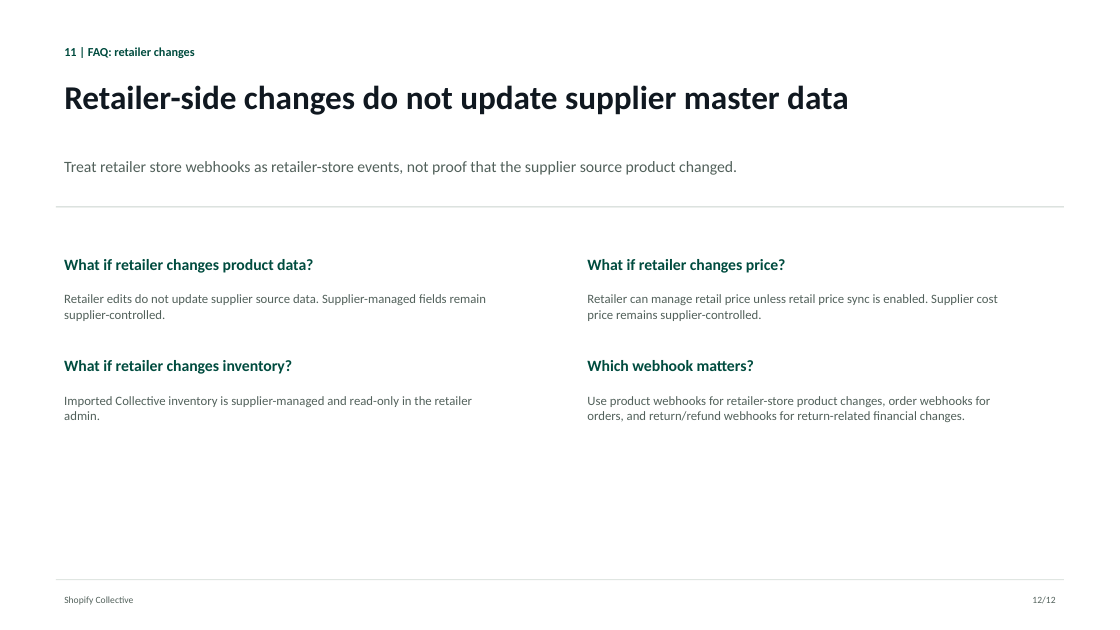
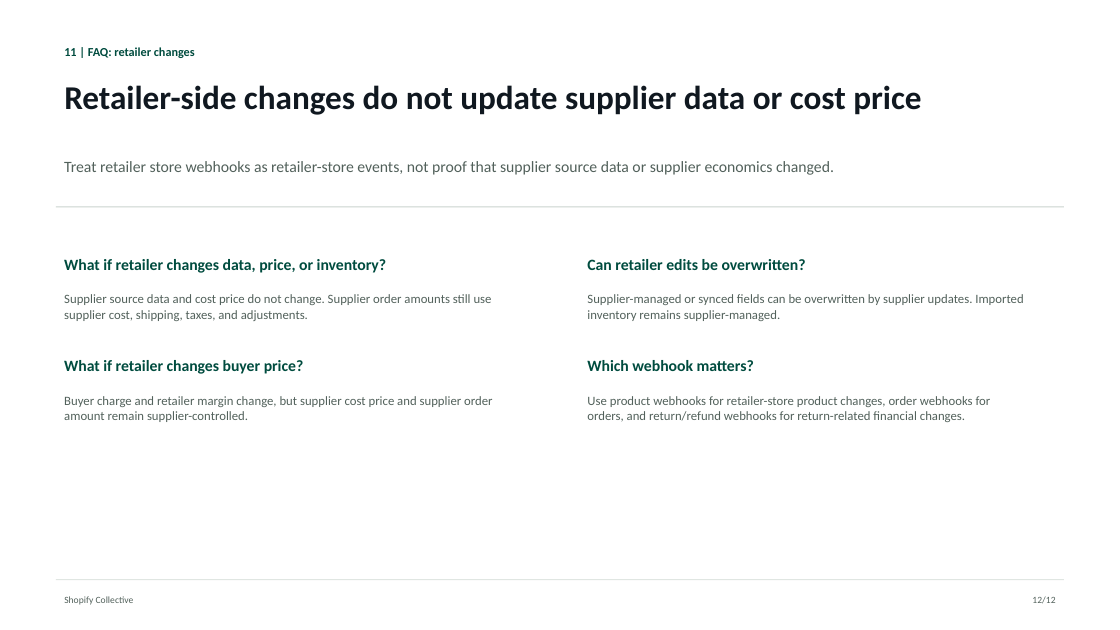
Before and after one commit to shopify-apac-ts/shopify-technical-docs, a slide deck: slide 12 of products/shopify-collective/shopify-collective-architecture.pptx. Drawn at 1120x630 pixels with LibreOffice and Linux fonts; fonts in the diff are those of the drawing. Boxes give left, top, right and bottom in pixels: in the first picture for what was removed or moved away, otherwise in the second. Text is boxed around its words. In the diff, an @@ line names an element or a change of style, - is before the commit and + after.

Commit message:
Clarify Collective FAQ pricing impacts

```diff
--- a/products/shopify-collective/shopify-collective-architecture.pptx
+++ b/products/shopify-collective/shopify-collective-architecture.pptx
@@ text at (x1=64, y1=85, x2=921, y2=115): text changed @@
-Retailer-side changes do not update supplier master data
+Retailer-side changes do not update supplier data or cost price
@@ text at (x1=64, y1=161, x2=834, y2=175): text changed @@
-Treat retailer store webhooks as retailer-store events, not proof that the supplier source product changed.
+Treat retailer store webhooks as retailer-store events, not proof that supplier source data or supplier economics changed.
@@ text at (x1=64, y1=259, x2=386, y2=273): text changed @@
-What if retailer changes product data?
+What if retailer changes data, price, or inventory?
@@ text at (x1=587, y1=259, x2=806, y2=270): text changed @@
-What if retailer changes price?
+Can retailer edits be overwritten?
@@ text at (x1=64, y1=294, x2=492, y2=321): text changed @@
-Retailer edits do not update supplier source data. Supplier-managed fields remain supplier-controlled.
+Supplier source data and cost price do not change. Supplier order amounts still use supplier cost, shipping, taxes, and adjustments.
@@ text at (x1=587, y1=294, x2=1023, y2=321): text changed @@
-Retailer can manage retail price unless retail price sync is enabled. Supplier cost price remains supplier-controlled.
+Supplier-managed or synced fields can be overwritten by supplier updates. Imported inventory remains supplier-managed.
@@ text at (x1=64, y1=360, x2=304, y2=374): text changed @@
-What if retailer changes inventory?
+What if retailer changes buyer price?
@@ text at (x1=64, y1=396, x2=492, y2=422): text changed @@
-Imported Collective inventory is supplier-managed and read-only in the retailer admin.
+Buyer charge and retailer margin change, but supplier cost price and supplier order amount remain supplier-controlled.
```
Also in this commit, not shown: 2 other slides changed, 5 other files.
